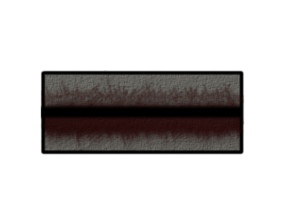
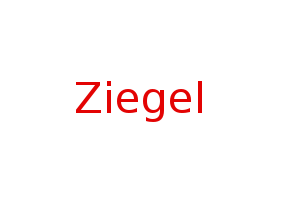
The second 282 x 213 image is a revision of the first. Changes to its layers:
added layer "Eingefügte Ebene #20" above "Schaufel" over [76, 81, 202, 122]
hid "Bunker1.png" over [40, 70, 245, 155]
